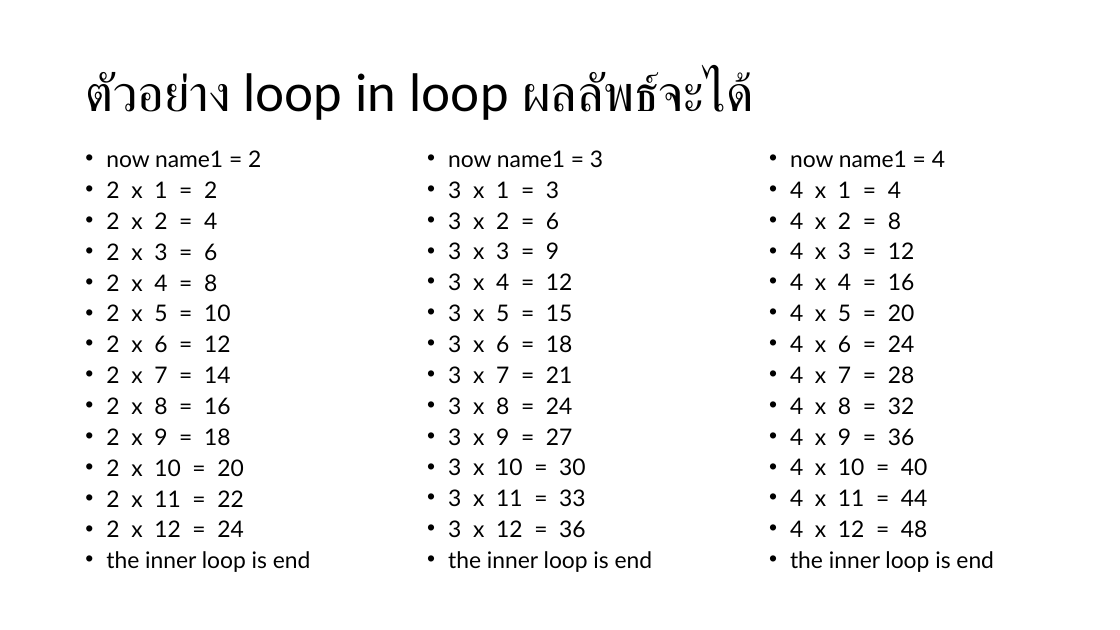
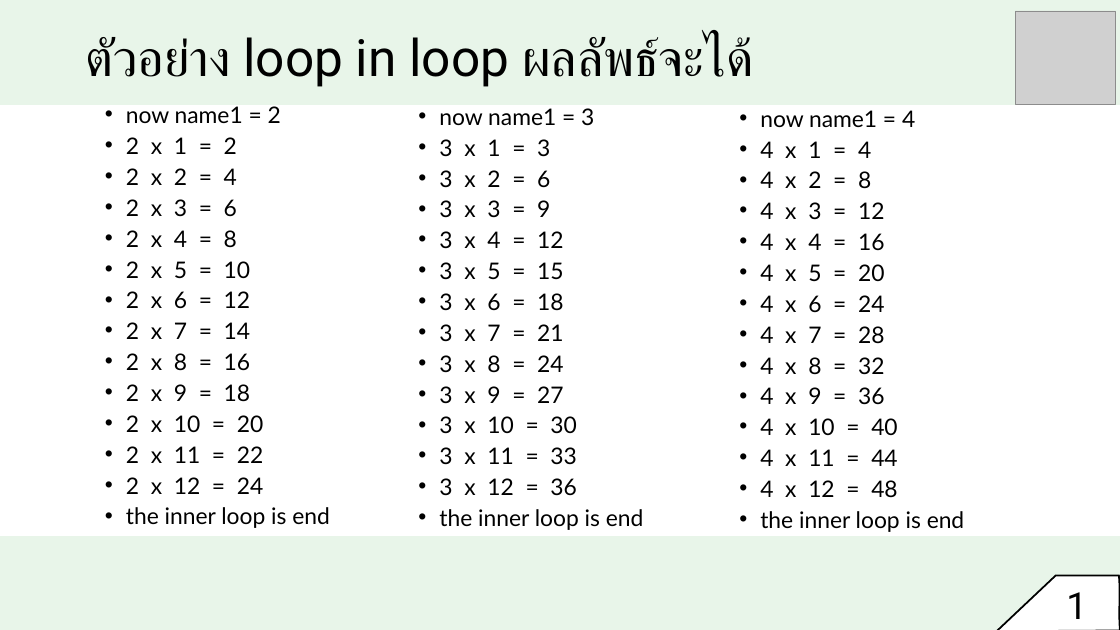
Before and after one commit to tohnperfect/Course-DS-Programming-and-Data-Viz, a slide deck: slide 13 of PPT/Class period 3.pptx. Drawn at 1120x630 pixels with LibreOffice and Linux fonts; fonts in the diff are those of the drawing; grey boxes stand for pictures. Boxes give left, top, right and bottom in pixels: in the first picture for what was removed or moved away, otherwise in the second. Text is boxed around its words. In the diff, an @@ line names an element or a change of style, - is before the commit and + after.

```diff
--- a/PPT/Class period 3.pptx
+++ b/PPT/Class period 3.pptx
@@ rectangle added at [0, 0, 1120, 104], fill #E8F5E9, outline #E8F5E9 1.5 pt @@
@@ title "ตัวอย่าง loop in loop ผลลัพธ์จะได้": place and size @@
-title "ตัวอย่าง loop in loop ผลลัพธ์จะได้" at [85, 71, 753, 120]
+title "ตัวอย่าง loop in loop ผลลัพธ์จะได้" at [85, 36, 753, 87]
@@ title "ตัวอย่าง loop in loop ผลลัพธ์จะได้" at [85, 36, 753, 87]: font Lato to Roboto @@
@@ picture added at [1016, 11, 1117, 104] @@
@@ text "now name1 = 2": place and size @@
-text "now name1 = 2" at [106, 150, 311, 572]
+text "now name1 = 2" at [126, 106, 330, 528]
@@ text "now name1 = 3": place and size @@
-text "now name1 = 3" at [448, 150, 653, 572]
+text "now name1 = 3" at [439, 108, 644, 530]
@@ text "now name1 = 4": place and size @@
-text "now name1 = 4" at [790, 150, 994, 572]
+text "now name1 = 4" at [760, 110, 965, 532]
@@ rectangle added at [0, 537, 1120, 630], fill #E8F5E9, outline #E8F5E9 1.5 pt @@
@@ freeform shape added at [996, 576, 1120, 630], fill #FFFFFF, outline #000000 1.5 pt @@
@@ text added at [1059, 578, 1110, 630], 32 pt, text #000000 @@
+12
```
Also in this commit, not shown: 26 other slides changed, 40 other files.
